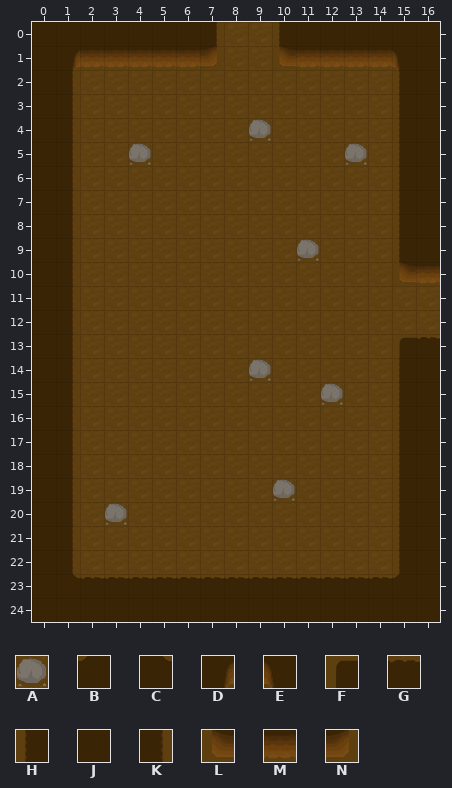
Level history. Tiled map: ProjectCrusade/Content/Levels/Level1/Room9.tmx. Above is the file before it was changed.
Cells are 32x32 px. Shown: x 0..16, y 0..24.
Key: from "Environment": A 5, B 6, C 7, D 22, E 23, F 37, G 38, H 53, J 54, K 55, L 69, M 70, N 71.
_ is an empty cell.
Layers that did not change in this view are not listed.
Layer "Walls" before, first column x 0:
 0 JJJJJJJK__HJJJJJJ
 1 JDMMMMMN__LMMMMEJ
 2 JK_____________HJ
 3 JK_____________HJ
 4 JK_______A_____HJ
 5 JK__A________A_HJ
 6 JK_____________HJ
 7 JK_____________HJ
 8 JK_____________HJ
 9 JK_________A___HJ
10 JK_____________LM
11 JK_______________
12 JK_______________
13 JK_____________FG
14 JK_______A_____HJ
15 JK__________A__HJ
16 JK_____________HJ
17 JK_____________HJ
18 JK_____________HJ
19 JK________A____HJ
20 JK_A___________HJ
21 JK_____________HJ
22 JK_____________HJ
23 JCGGGGGGGGGGGGGBJ
24 JJJJJJJJJJJJJJJJJ
Now the later version:
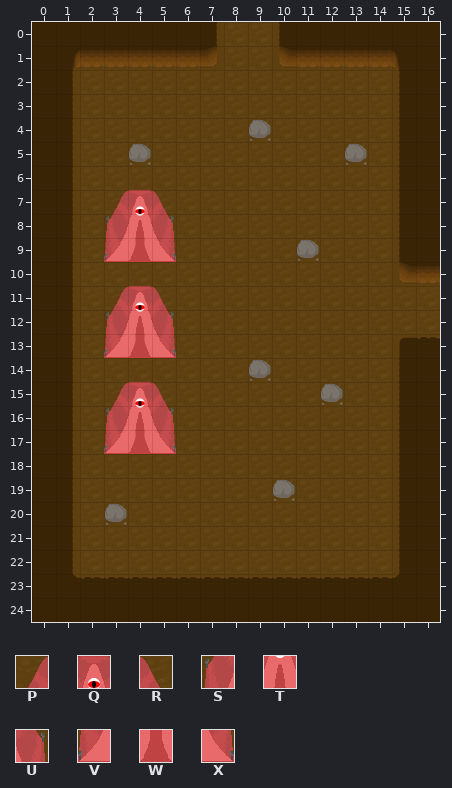
Further tiles: from "Environment": P 88, Q 89, R 90, S 104, T 105, U 106, V 120, W 121, X 122.
Commit: New rooms, tiles
From old to new:
Changed rows in their new state; . is an unchanged cell.
Layer "Walls":
first column x 3:
 7 PQR
 8 STU
 9 VWX
11 PQR
12 STU
13 VWX
15 PQR
16 STU
17 VWX
Boxes around the changes in both pictures, in picture pixels (x1, y1, x2, y2):
added: (104, 190, 176, 262)
added: (104, 286, 176, 358)
added: (104, 382, 176, 454)
